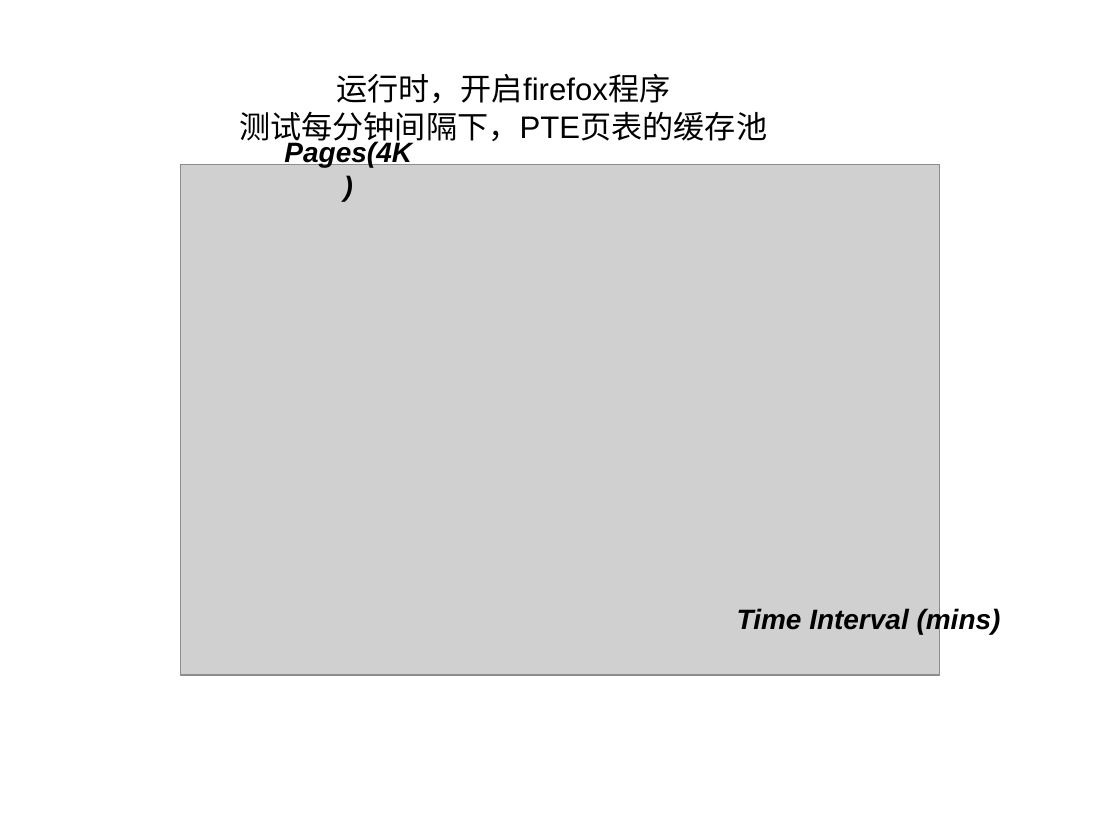
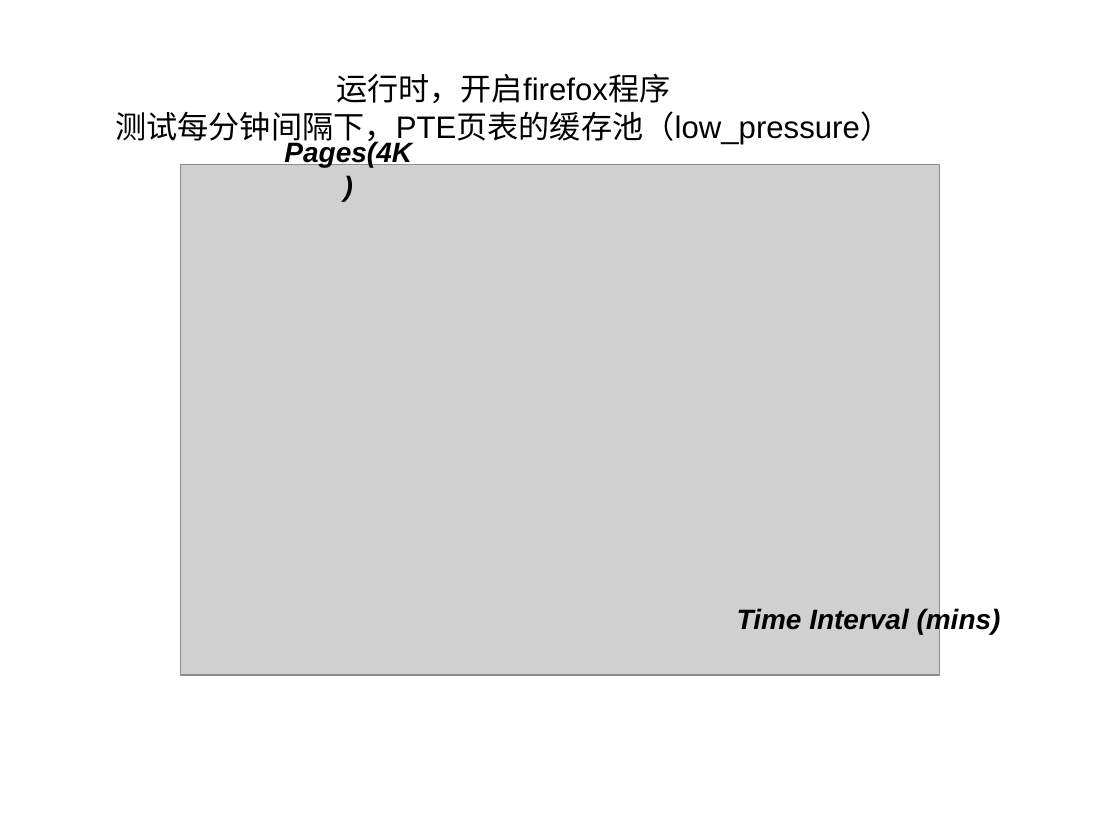
Before and after one commit to strongerwill/FastIO, a slide deck: slide 7 of log/11.15/运行时_对比.ppt. Drawn at 1120x840 pixels with LibreOffice and Linux fonts; fonts in the diff are those of the drawing; grey boxes stand for pictures. Boxes give left, top, right and bottom in pixels: in the first picture for what was removed or moved away, otherwise in the second. Text is boxed around its words. In the diff, an @@ line names an element or a change of style, - is before the commit and + after.

```diff
--- a/log/11.15/运行时_对比.ppt
+++ b/log/11.15/运行时_对比.ppt
@@ title at (115, 73, 891, 146): text changed @@
-运行时，开启firefox程序
-测试每分钟间隔下，PTE页表的缓存池
+运行时，开启firefox程序
+测试每分钟间隔下，PTE页表的缓存池（low_pressure）
```
Also in this commit, not shown: 2 other slides changed, 3 slides added, 15 other files.
